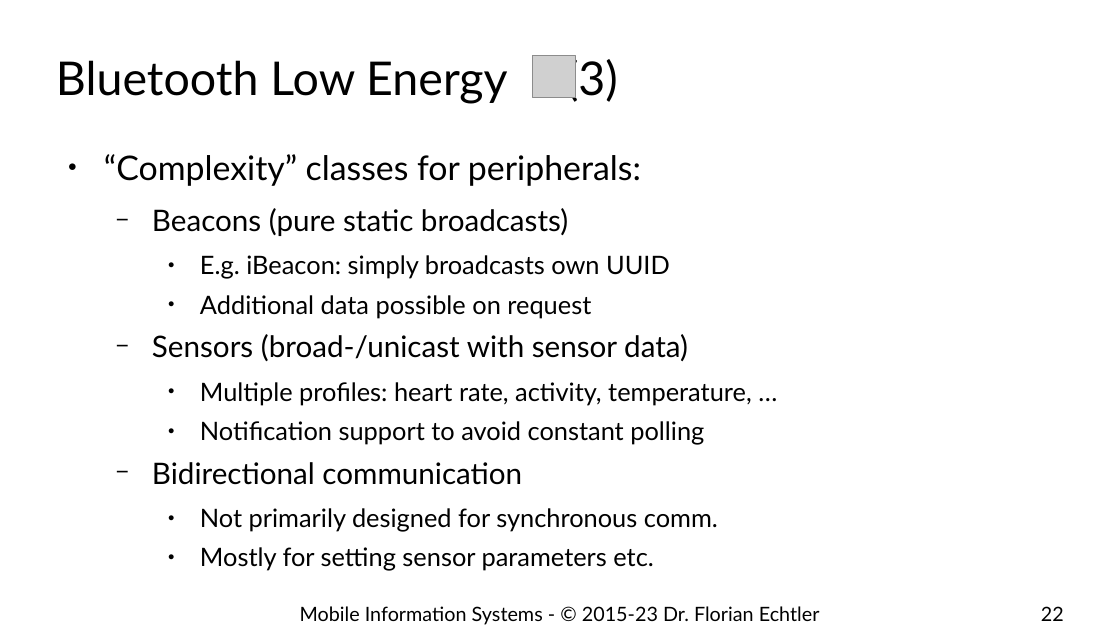
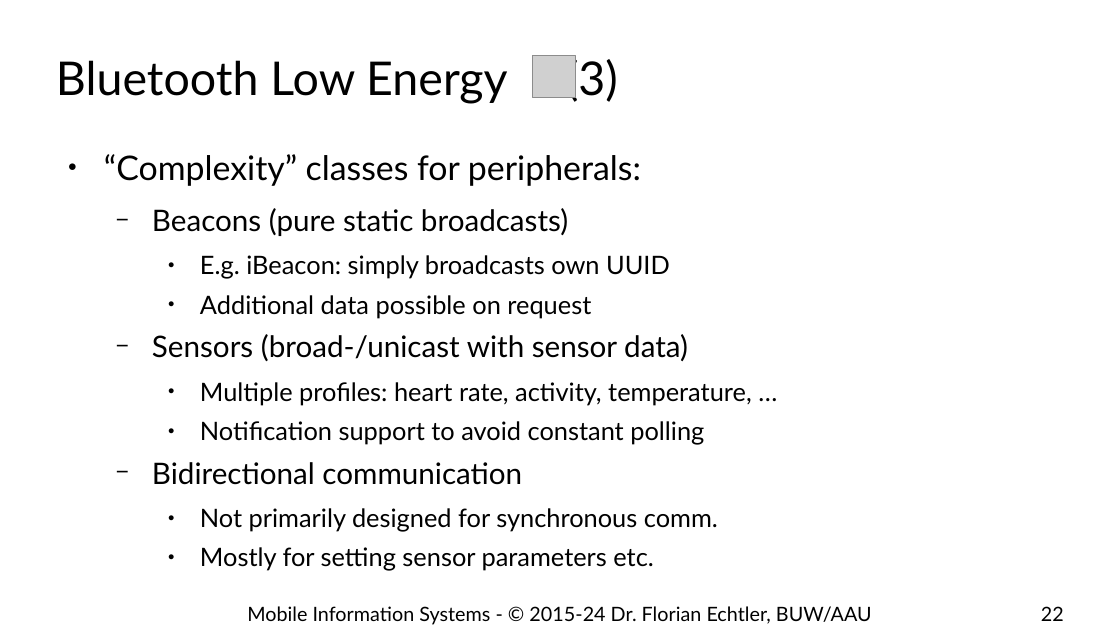
Before and after one commit to floe/mobile-information-systems, a slide deck: slide 22 of 08-ubicomp-iot.odp. Drawn at 1120x630 pixels with LibreOffice and Linux fonts; fonts in the diff are those of the drawing; grey boxes stand for pictures; background and template pictures are left out. Boxes give left, top, right and bottom in pixels: in the first picture for what was removed or moved away, otherwise in the second. Text is boxed around its words. In the diff, an @@ line names an element or a change of style, - is before the commit and + after.

```diff
--- a/08-ubicomp-iot.odp
+++ b/08-ubicomp-iot.odp
@@ text at (x1=247, y1=606, x2=872, y2=625): text changed @@
-Mobile Information Systems - © 2015-23 Dr. Florian Echtler
+Mobile Information Systems - © 2015-24 Dr. Florian Echtler, BUW/AAU
```
Also in this commit, not shown: 34 other slides changed, 1 other file.
